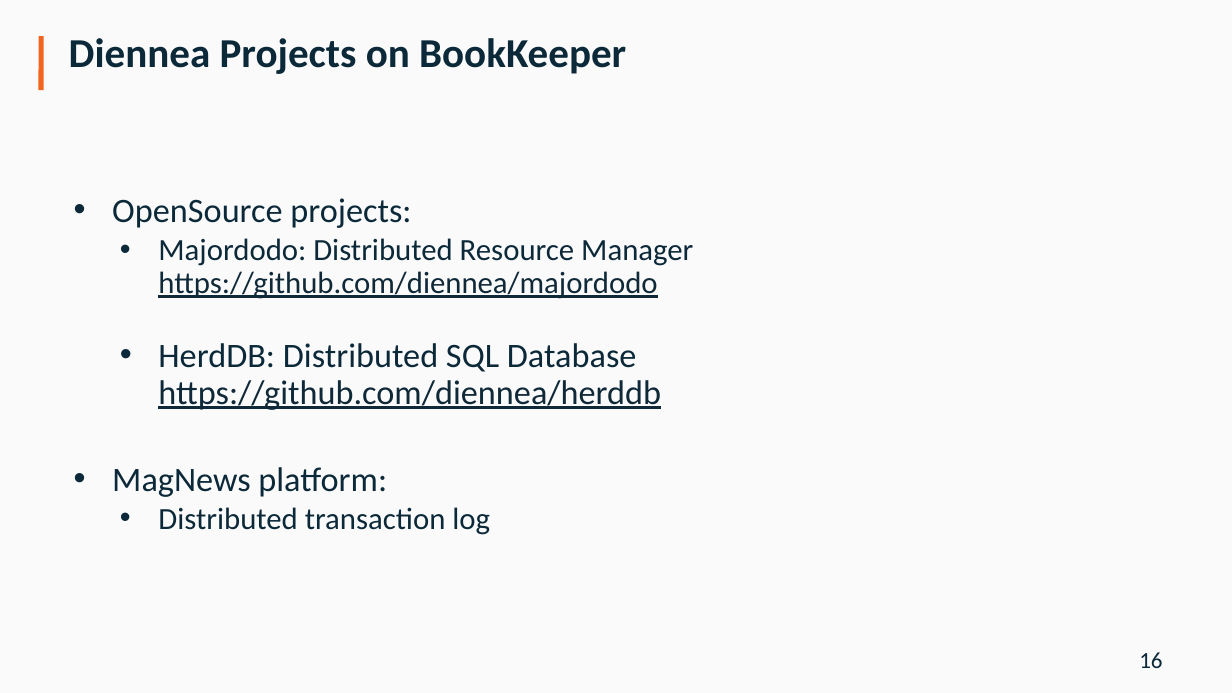
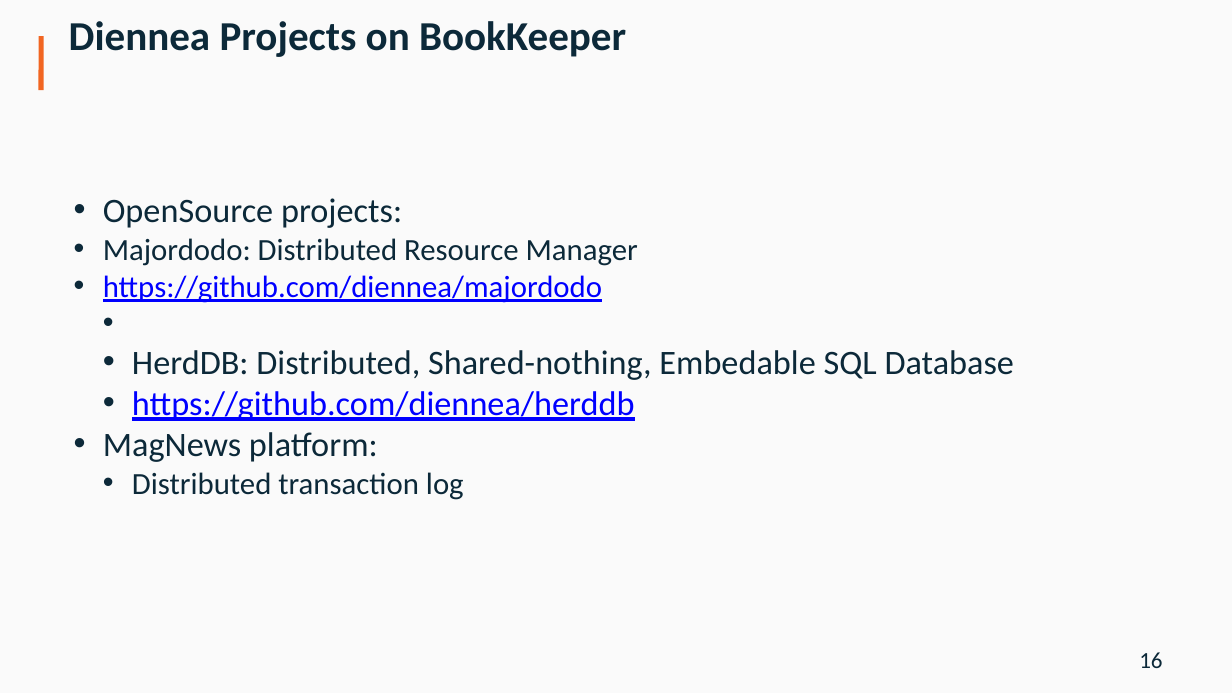
Before and after one commit to diennea/majordodo, a slide deck: slide 16 of docs/Diennea_Olivelli_ApacheCon16.pptx. Drawn at 1232x693 pixels with LibreOffice and Linux fonts; fonts in the diff are those of the drawing; background and template pictures are left out. Boxes give left, top, right and bottom in pixels: in the first picture for what was removed or moved away, otherwise in the second. Text is boxed around its words. In the diff, an @@ line names an element or a change of style, - is before the commit and + after.

Commit message:
adding Diennea ppt template

```diff
--- a/docs/Diennea_Olivelli_ApacheCon16.pptx
+++ b/docs/Diennea_Olivelli_ApacheCon16.pptx
@@ text "Diennea Projects on BookKeeper" at (69,21,626,57): line spacing 15.6pt to 5.5pt @@
@@ text at (103,198,638,500): text colour #102939 to #0000FF in "https://github.com/diennea/majordodo"; indent changed; less space between paragraphs; line spacing 0.9 to 1 @@
@@ text at (132,350,1014,421): text changed; text colour #102939 to #0C2939 @@
-  • HerdDB: Distributed SQL Database
-    https://github.com/diennea/herddb
+  • HerdDB: Distributed, Shared-nothing, Embedable SQL Database
+    https://github.com/diennea/herddb
```
Also in this commit, not shown: 18 other slides changed.
